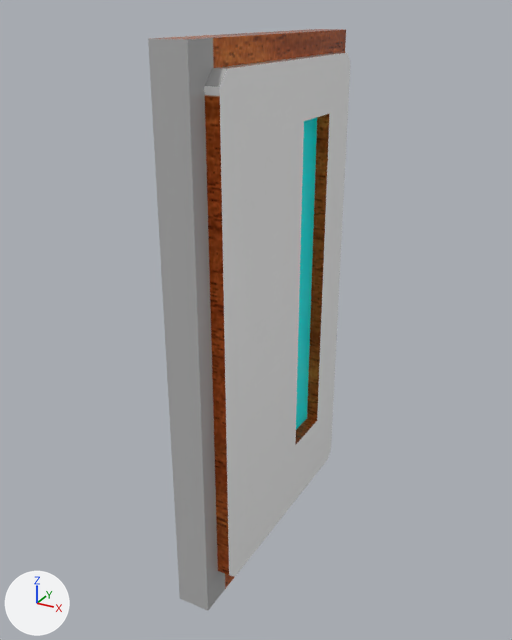
The FBX model Assets/Modal/door.fbx as it was, and as the next commit left it.
Before and after are seen from a 50 mm camera at (0.114, -0.062, 0.103) aimed at (0.0, 0.146, -0.001). Arrows for +X, +Y and +Z are at lower left; the lights stay in place. Where no turn or scale is listed for an object, it has been applied to the vertices.

Objects in the first picture: 'Door'.
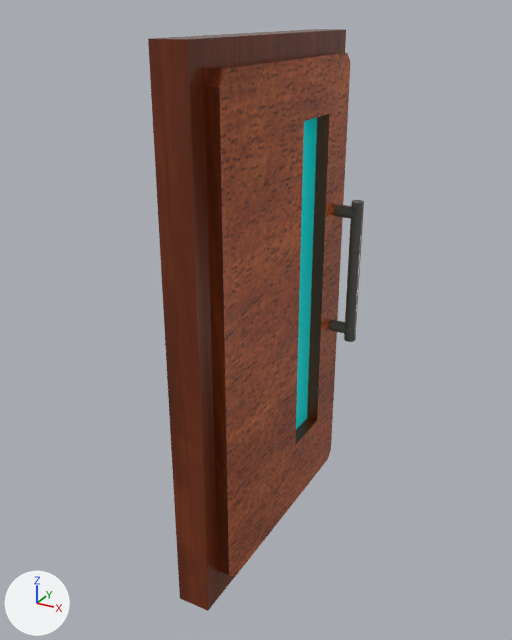
Where the change shows, as pixel boxes [x1, y1, x2, y2] in the pictures (512 x 640 px):
'pCylinder2', added (black)
    after: [344, 200, 364, 342]
'pCylinder1', added
    after: [334, 204, 353, 218]
'pCylinder3', added
    after: [329, 319, 346, 333]
part 1 of me_mesh, surface changed (grey to brown)
    both: [148, 29, 350, 611]

Patch to the scene script:
```diff
--- a/Assets/Modal/door.fbx.py
+++ b/Assets/Modal/door.fbx.py
@@ mat_trimatlas @@
+mat_trimatlas = principled_material('TrimAtlas')
+mat_trimatlas.texture = img_plane_standardsurface1_basecolor_1001_png  # with its transparency
+mat_trimatlas.roughness = 0.2
@@ me_mesh @@
 me_mesh.from_pydata(...)  # 104 vertices, 94 faces; spans x -0.009..0.009, y -0.053..0.053, z -0.096..0.096
 # used by ob_door; location = (0.0024, 0.1515, 0.0)
+# me_mesh part 1: texture (UV) coordinates of 91 of 94 faces, centred in x -0.009..0.009, y -0.053..0.053, z -0.096..0.096, changed; they spanned u 0.32..0.79, v 0.0..0.59 and now span u 0.4..0.79, v 0.02..0.96
 me_mesh.materials.append(mat_trimsheet)
@@ me_mesh_002 @@
+me_mesh_002.from_pydata(...)  # a 20-sided cylinder along x spanning x -0.0038..0.0038, y -0.00236..0.00236, z -0.00236..0.00236
+me_mesh_002.materials.append(mat_trimatlas)  # picture img_plane_standardsurface1_basecolor_1001_png
@@ me_mesh_001 @@
+me_mesh_001.from_pydata(...)  # 42 vertices, 60 faces; spans x -0.0024..0.0024, y -0.0024..0.0024, z -0.0291..0.0291
+me_mesh_001.materials.append(mat_trimatlas)  # picture img_plane_standardsurface1_basecolor_1001_png
@@ me_mesh_1 @@
+me_mesh_1.from_pydata(...)  # a 20-sided cylinder along x spanning x -0.0038..0.0038, y -0.00236..0.00236, z -0.00236..0.00236
+me_mesh_1.materials.append(mat_trimatlas)  # picture img_plane_standardsurface1_basecolor_1001_png
@@ ob_pcylinder1 @@
+ob_pcylinder1 = bpy.data.objects.new('pCylinder1', me_mesh_002)
+ob_pcylinder1.location = (0.0151, 0.1904, 0.0312)
@@ ob_pcylinder2 @@
+ob_pcylinder2 = bpy.data.objects.new('pCylinder2', me_mesh_001)
+ob_pcylinder2.location = (0.0198, 0.1904, 0.0066)
@@ ob_pcylinder3 @@
+ob_pcylinder3 = bpy.data.objects.new('pCylinder3', me_mesh_1)
+ob_pcylinder3.location = (0.0151, 0.1904, -0.0177)
```
